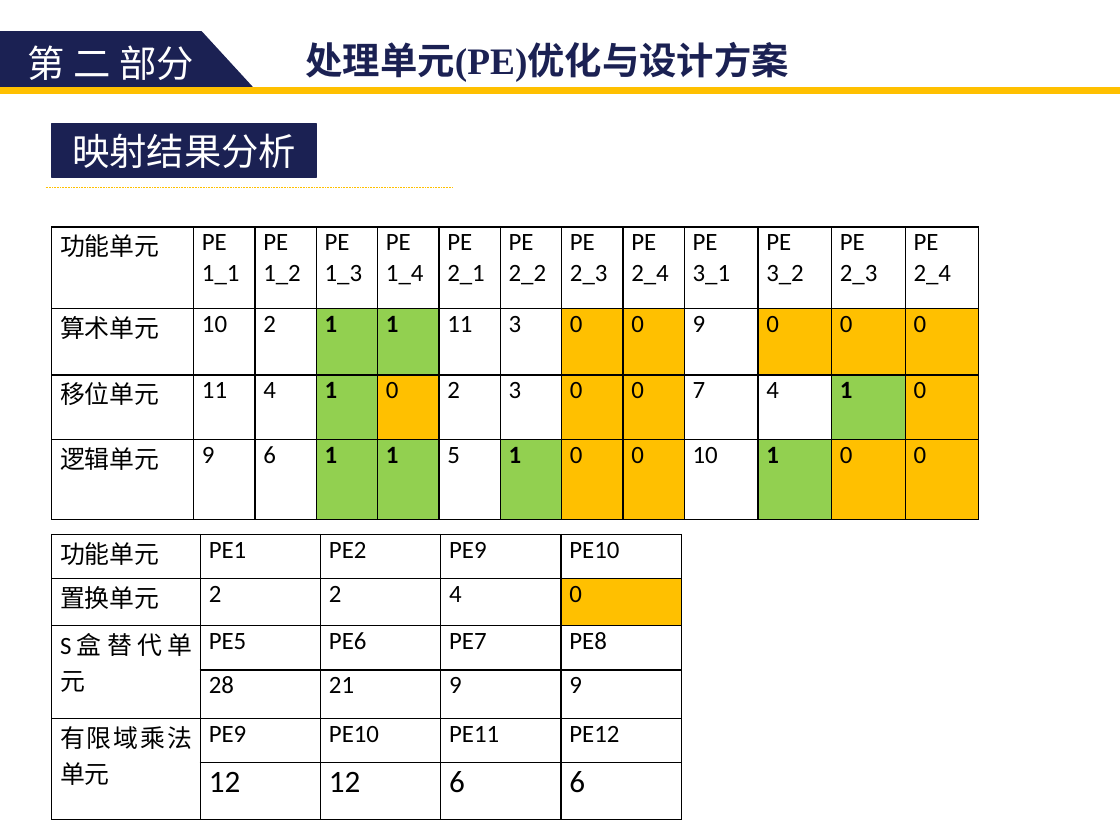
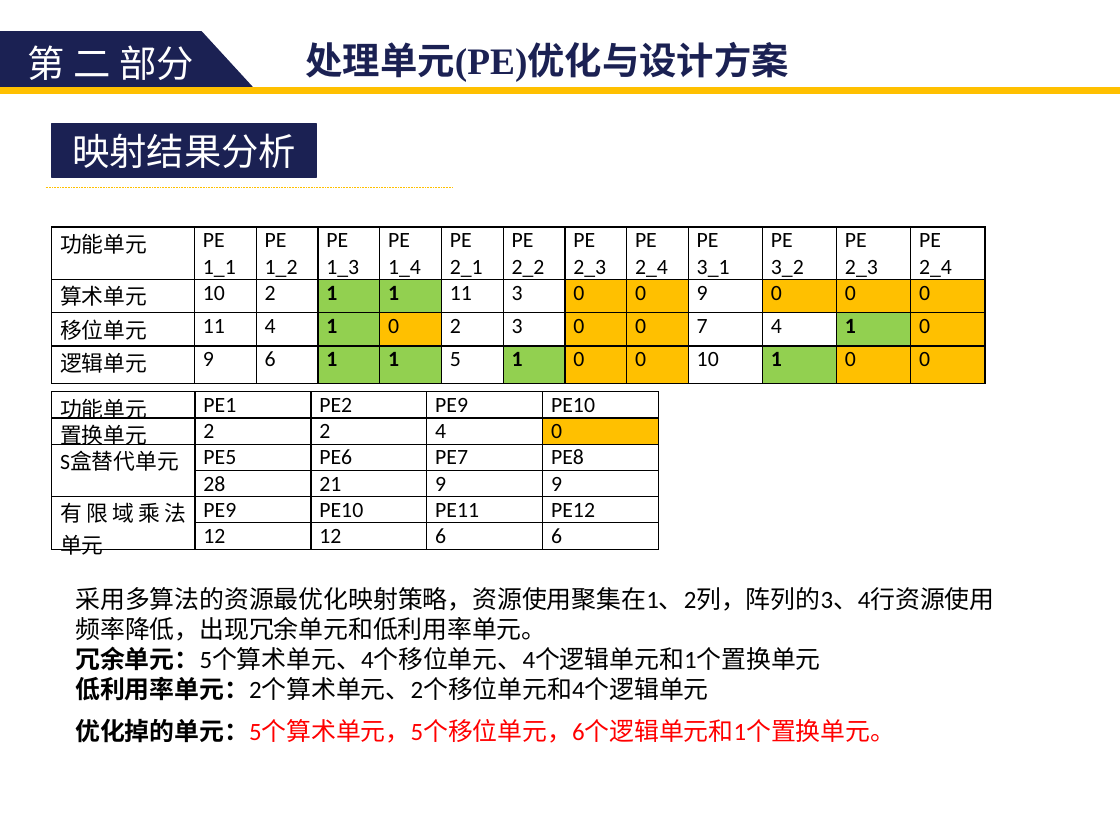
Before and after one commit to zdyzhan/bishe, a slide deck: slide 34 of 131199 李小泉.pptx (slide 41 before the commit). Drawn at 1120x840 pixels with LibreOffice and Linux fonts; fonts in the diff are those of the drawing. Boxes give left, top, right and bottom in pixels: in the first picture for what was removed or moved away, otherwise in the second. Text is boxed around its words. In the diff, an @@ line names an element or a change of style, - is before the commit and + after.

```diff
--- a/131199 李小泉.pptx
+++ b/131199 李小泉.pptx
@@ table at <box>52,227,983,384</box> @@
@@ size 16 to 14 pt @@
@@ table at <box>52,392,656,559</box> @@
@@ size 16 to 14 pt @@
@@ size 20 to 14 pt in "12", "12", "6", "6" @@
@@ table: place and size @@
-table at <box>52,534,680,820</box>
+table at <box>52,392,656,559</box>
@@ text added at <box>75,587,994,701</box>, 16 pt, text #000000 @@
+采用多算法的资源最优化映射策略，资源使用聚集在1、2列，阵列的3、4行资源使用频率降低，出现冗余单元和低利用率单元。
+冗余单元：5个算术单元、4个移位单元、4个逻辑单元和1个置换单元
+低利用率单元：2个算术单元、2个移位单元和4个逻辑单元
@@ text added at <box>75,719,895,743</box>, 16 pt, text #FF0000 @@
+优化掉的单元：5个算术单元，5个移位单元，6个逻辑单元和1个置换单元。
```
Also in this commit, not shown: 33 other slides changed, 5 slides added, 11 slides removed, 13 other files.
